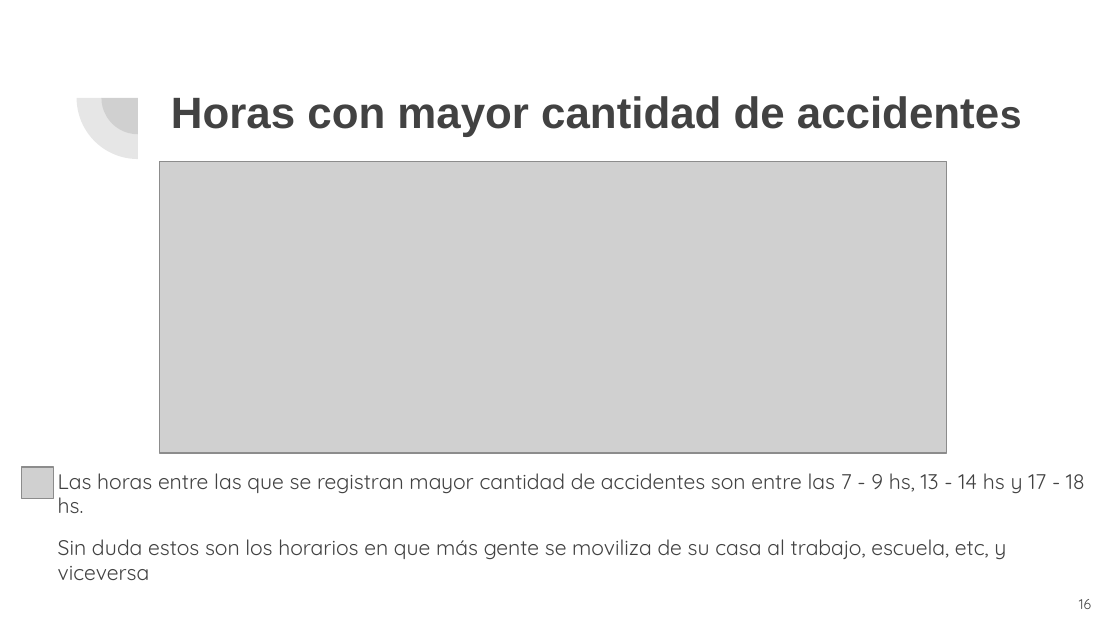
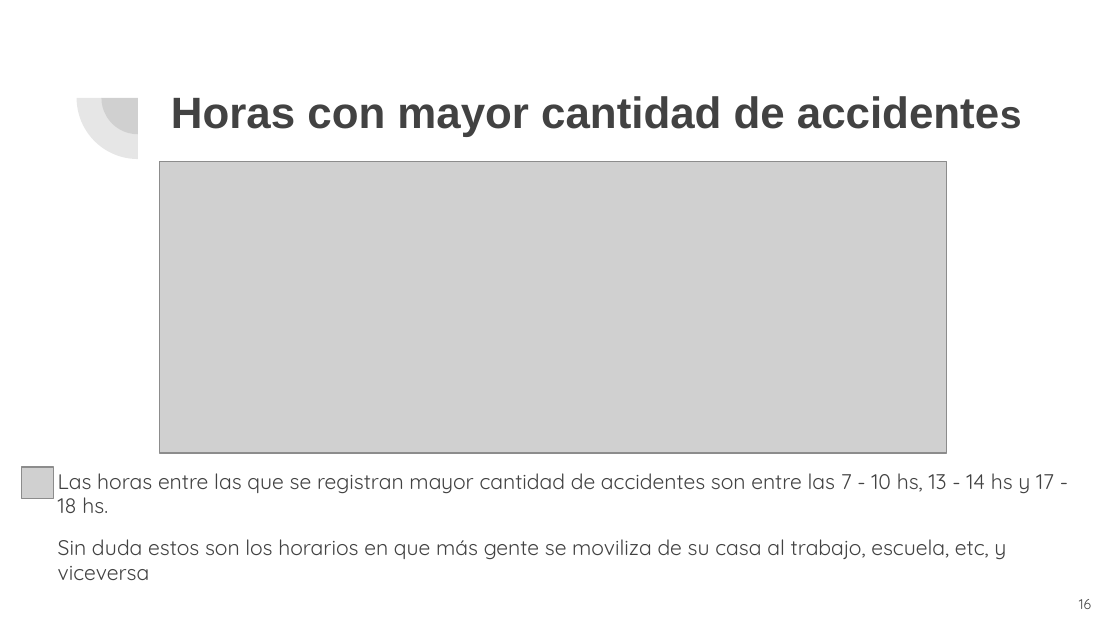
Before and after one commit to pbravi/datascience, a slide deck: slide 16 of ProyectoFinal/Intervenciones de Seguridad Vial.pptx. Drawn at 1120x630 pixels with LibreOffice and Linux fonts; fonts in the diff are those of the drawing; grey boxes stand for pictures. Boxes give left, top, right and bottom in pixels: in the first picture for what was removed or moved away, otherwise in the second. Text is boxed around its words. In the diff, an @@ line names an element or a change of style, - is before the commit and + after.

```diff
--- a/ProyectoFinal/Intervenciones de Seguridad Vial.pptx
+++ b/ProyectoFinal/Intervenciones de Seguridad Vial.pptx
@@ text at (58,473,1054,513): text changed @@
-Las horas entre las que se registran mayor cantidad de accidentes son entre las 7 - 9 hs, 13 - 14 hs y 17 - 18 hs.
+Las horas entre las que se registran mayor cantidad de accidentes son entre las 7 - 10 hs, 13 - 14 hs y 17 - 18 hs.
```
Also in this commit, not shown: 1 other slide changed, 2 other files.
